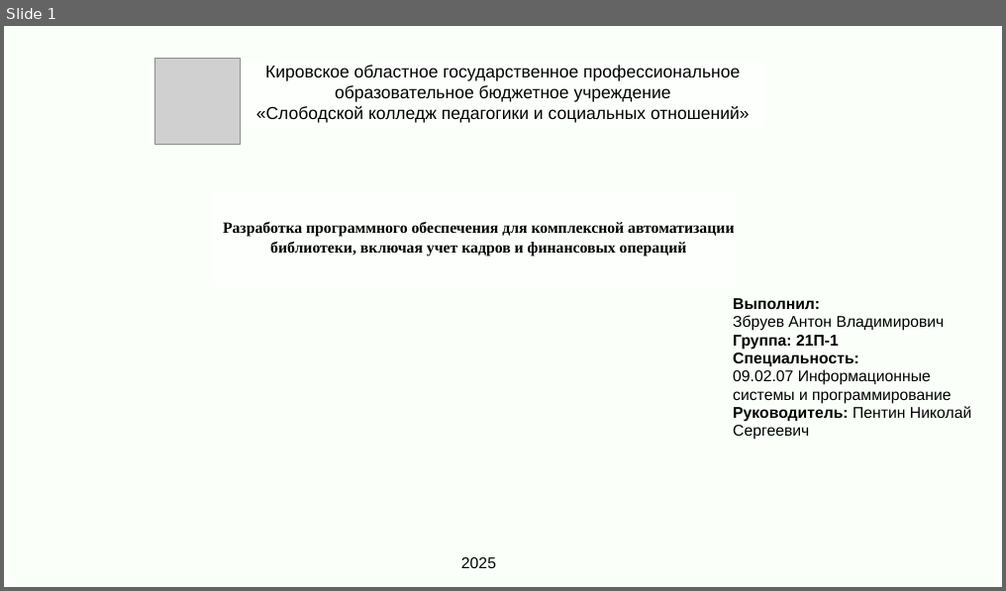
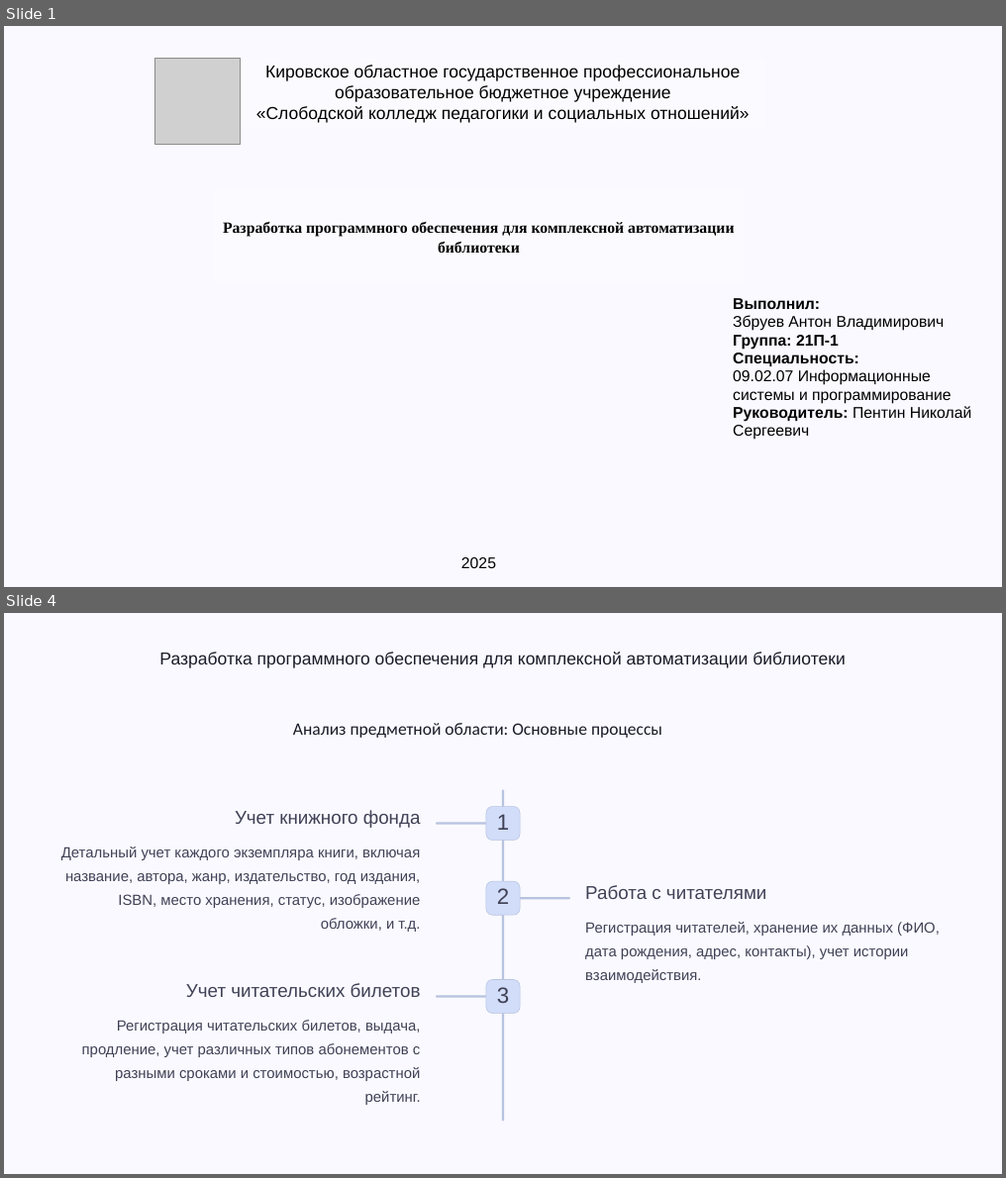
Before and after one commit to Smixdy/DiplomZbruev, a slide deck: Презентация дипломной работы.pptx. Shown one above the other, each under a label of ours: slide 1 before the commit, slides 1 and 4 after it; the slides between them are not shown. The pictures are 1006x591 and 1006x1178 pixels, drawn with LibreOffice and Linux fonts; fonts in the diff are those of the drawing; grey boxes stand for pictures; background and template pictures are left out. Boxes give left, top, right and bottom in pixels: in the first picture for what was removed or moved away, otherwise in the second. Text is boxed around its words. In the diff, an @@ line names an element or a change of style, - is before the commit and + after.

```diff
--- a/Презентация дипломной работы.pptx
+++ b/Презентация дипломной работы.pptx
@@ slide 4 added at (x1=4, y1=613, x2=1002, y2=1174), background #000000; not listed: 1 template element that a slide beside it also shows @@
@@ text added at (x1=159, y1=652, x2=845, y2=668), 20 pt, text #1B1B27 @@
+Разработка программного обеспечения для комплексной автоматизации библиотеки
@@ text added at (x1=293, y1=723, x2=662, y2=738), 20 pt, text #1B1B27 @@
+Анализ предметной области: Основные процессы
@@ rounded rectangle added at (x1=502, y1=789, x2=504, y2=1121), fill #B8C3DF @@
@@ text added at (x1=235, y1=810, x2=421, y2=828), 21.5 pt, text #404155 @@
+Учет книжного фонда
@@ rounded rectangle added at (x1=486, y1=806, x2=520, y2=840), fill #D2DDF9, outline #B8C3DF 0.6 pt @@
@@ text added at (x1=497, y1=814, x2=509, y2=830), 25.5 pt, text #404155 @@
+1
@@ text added at (x1=61, y1=847, x2=421, y2=932), 17 pt, text #404155 @@
+Детальный учет каждого экземпляра книги, включая название, автора, жанр, издательство, год издания, ISBN, место хранения, статус, изображение обложки, и т.д.
@@ rounded rectangle added at (x1=436, y1=823, x2=488, y2=825), fill #B8C3DF @@
@@ rounded rectangle added at (x1=486, y1=881, x2=520, y2=915), fill #D2DDF9, outline #B8C3DF 0.6 pt @@
@@ text added at (x1=497, y1=888, x2=509, y2=904), 25.5 pt, text #404155 @@
+2
@@ rounded rectangle added at (x1=518, y1=897, x2=570, y2=899), fill #B8C3DF @@
@@ text added at (x1=585, y1=885, x2=766, y2=899), 21.5 pt, text #404155 @@
+Работа с читателями
@@ text added at (x1=585, y1=922, x2=940, y2=983), 17 pt, text #404155 @@
+Регистрация читателей, хранение их данных (ФИО, дата рождения, адрес, контакты), учет истории взаимодействия.
@@ text added at (x1=186, y1=983, x2=421, y2=997), 21.5 pt, text #404155 @@
+Учет читательских билетов
@@ rounded rectangle added at (x1=436, y1=995, x2=488, y2=997), fill #B8C3DF @@
@@ rounded rectangle added at (x1=486, y1=979, x2=520, y2=1013), fill #D2DDF9, outline #B8C3DF 0.6 pt @@
@@ text added at (x1=497, y1=987, x2=509, y2=1003), 25.5 pt, text #404155 @@
+3
@@ text added at (x1=82, y1=1020, x2=421, y2=1105), 17 pt, text #404155 @@
+Регистрация читательских билетов, выдача, продление, учет различных типов абонементов с разными сроками и стоимостью, возрастной рейтинг.
@@ rectangle added at (x1=855, y1=1118, x2=1002, y2=1174), fill #F9F9FF, outline #F9F9FF 1 pt @@
@@ slide 1 changed as well @@
@@ background #FFFFFF to #000000 @@
@@ rectangle at (x1=4, y1=26, x2=1002, y2=587): fill #FAFFFA to #F9F9FF @@
@@ text at (x1=223, y1=222, x2=734, y2=253): text changed @@
-Разработка программного обеспечения для комплексной автоматизации библиотеки, включая учет кадров и финансовых операций
+Разработка программного обеспечения для комплексной автоматизации библиотеки
```
Also in this commit, not shown: 3 other slides changed, 12 other slides added, 6 slides removed.
